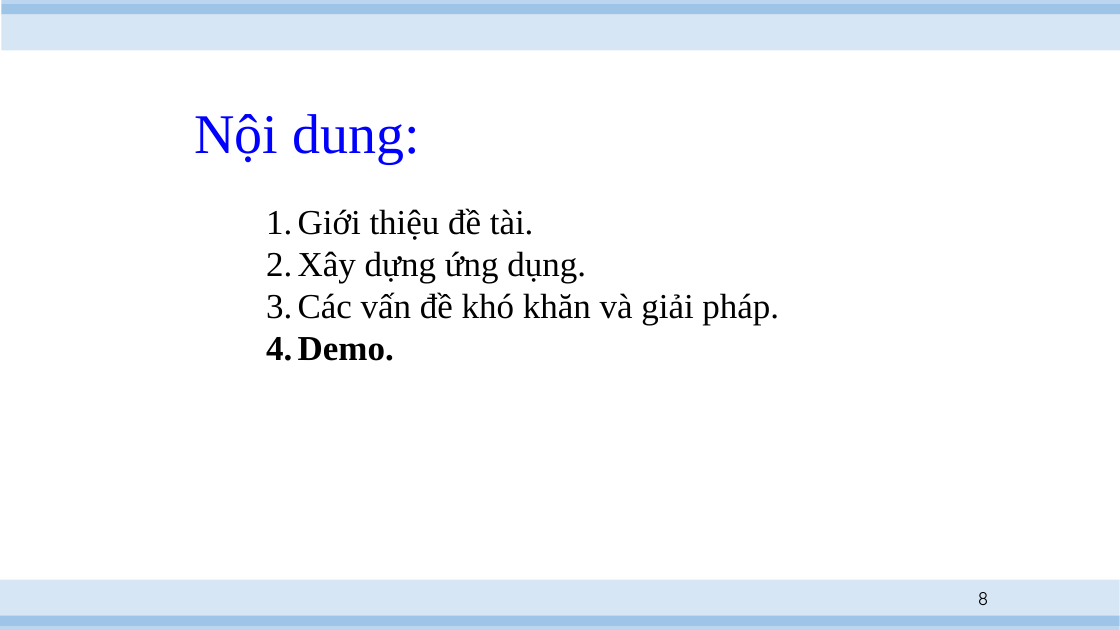
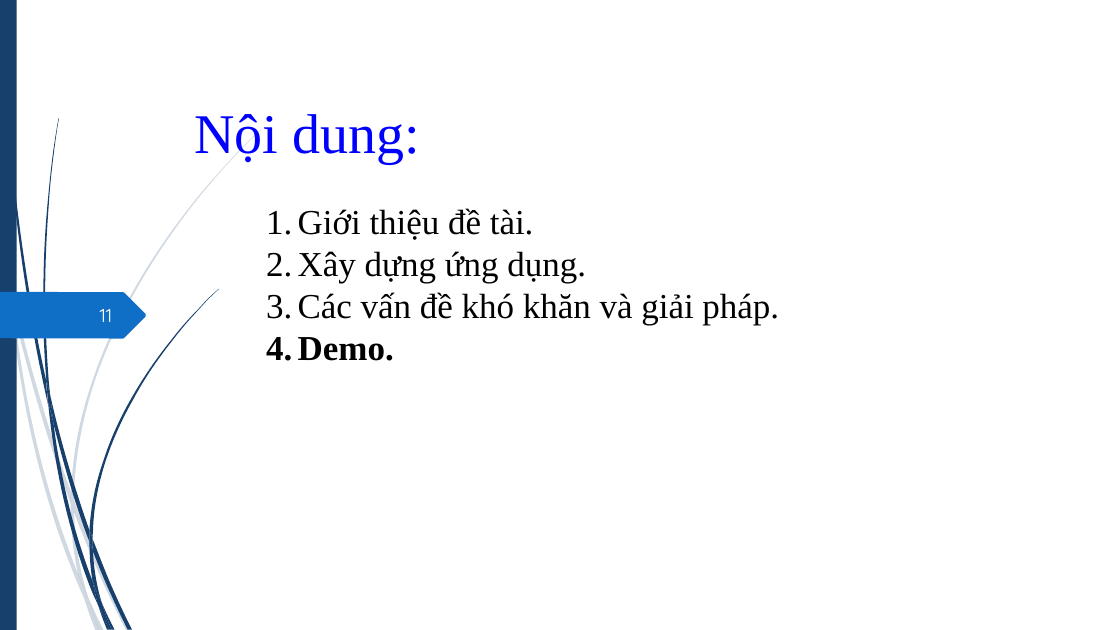
Before and after one commit to hvngoc/Presentation, a slide deck: slide 11 of slide 2.pptx (slide 8 before the commit). Drawn at 1120x630 pixels with LibreOffice and Linux fonts; fonts in the diff are those of the drawing. Boxes give left, top, right and bottom in pixels: in the first picture for what was removed or moved away, otherwise in the second. Text is boxed around its words. In the diff, an @@ line names an element or a change of style, - is before the commit and + after.

```diff
--- a/slide 2.pptx
+++ b/slide 2.pptx
@@ rectangle added at box(0, 0, 17, 630), fill #17406D @@
@@ rectangle removed at box(2, 4, 1120, 50) @@
@@ rectangle removed at box(2, 0, 1120, 14) @@
@@ freeform shape added at box(0, 292, 146, 339), fill #0F6FC6 @@
@@ page number added at box(100, 309, 112, 322), 16 pt, text #FEFFFF @@
+11
@@ rectangle removed at box(0, 580, 1120, 626) @@
@@ group added at box(0, 129, 262, 630): 10 freeform shapes @@
@@ group added at box(3, 0, 218, 630): 12 freeform shapes @@
@@ page number removed at box(978, 592, 989, 605) @@
-8
@@ rectangle removed at box(0, 616, 1120, 630) @@
```
Also in this commit, not shown: 9 other slides changed, 3 slides added.
